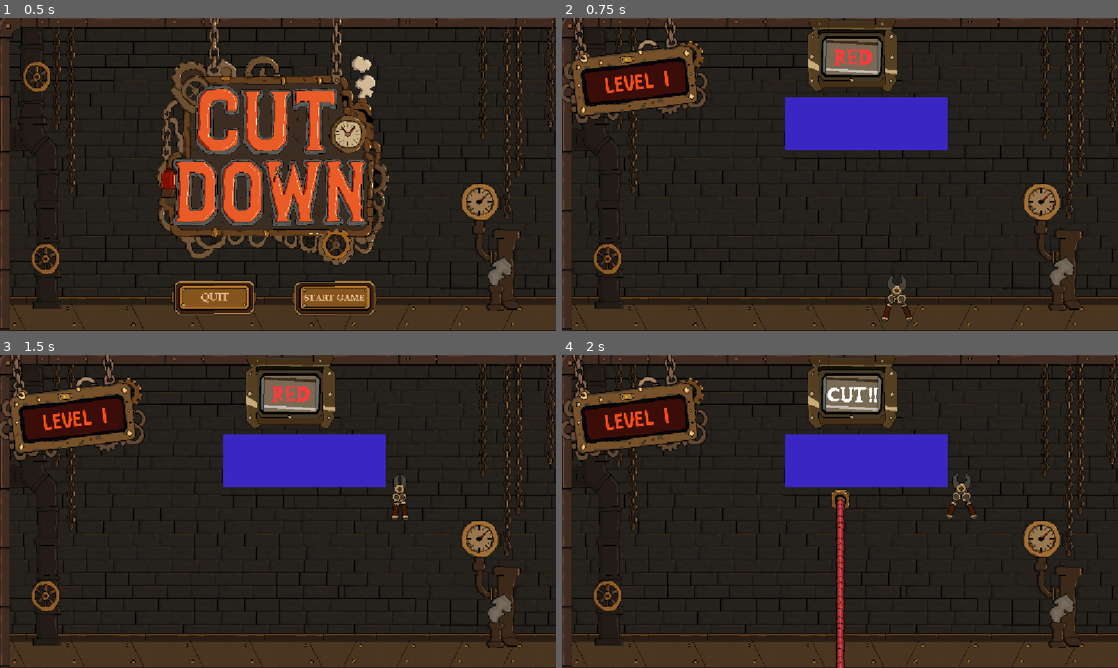
Above: before the commit, frames 1-4 (two rows, left to right).
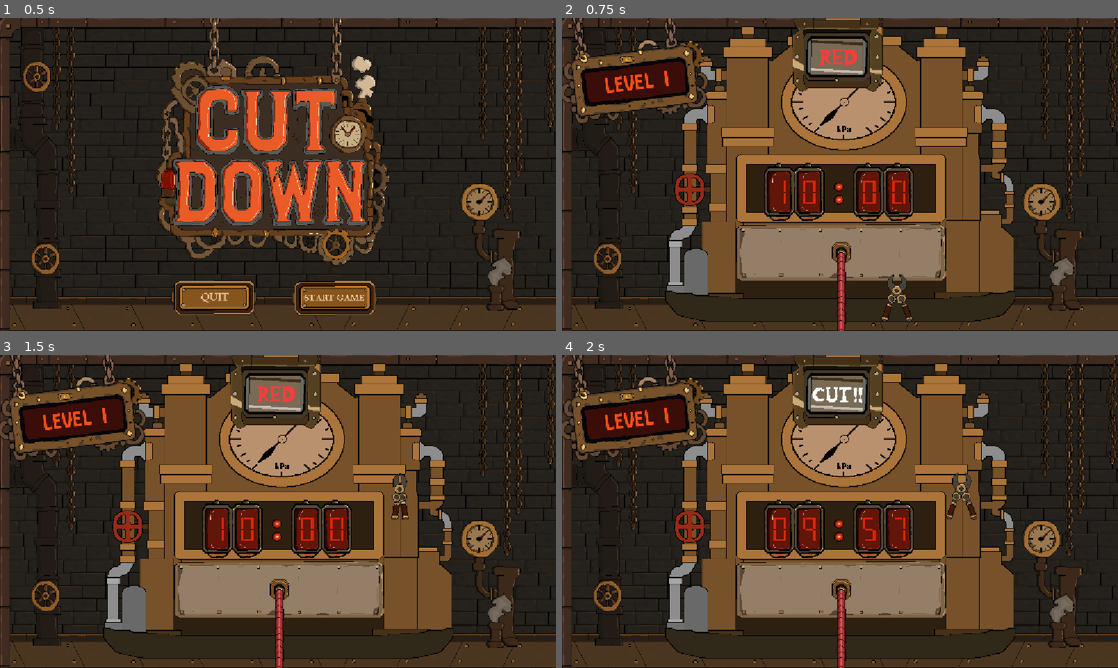
Above: after the commit, the same moments.

Repository: Coleim/cut_down_gmtk_2026
Game: Godot game, scene res://scenes/main_menu/MainMenu.tscn
Same seed, same stepped clock (60 frames per second), same inputs: the game is played once before the commit and once after it.
Inputs (mouse positions are in pixels of both pictures, inside the frame that each line leads up to):
- Up to frame 1 (0.5 s): no input
- Up to frame 2 (0.75 s): click (895, 299) at 0.5 s
- Up to frame 3 (1.5 s): tap Enter at 1.25 s; move the mouse to (400, 495) at 1.27 s; click (400, 495) at 1.42 s
- Up to frame 4 (2 s): no input

Frame 1 is identical in both runs. In frame 2, 43% of the frame differs, in the area x 18-82%, y 0-100%; in frame 3, 43%; in frame 4, 43%.

Commit message:
adding timer and cables

Diff:
--- a/scenes/game/Game.tscn
+++ b/scenes/game/Game.tscn
@@ -5,8 +5,91 @@
 [ext_resource type="Texture2D" uid="uid://dw427rckeglpe" path="res://assets/sprites/Backgrounds.png" id="2_gg4pt"]
 [ext_resource type="Texture2D" uid="uid://dwrcmjaeop3q0" path="res://assets/sprites/LevelPanel.png" id="2_vrspl"]
 [ext_resource type="Texture2D" uid="uid://cy48yyfawapmq" path="res://assets/sprites/Colors.png" id="3_gg4pt"]
+[ext_resource type="Texture2D" uid="uid://pej5mffrfiov" path="res://assets/sprites/Bomb.png" id="3_gynul"]
 [ext_resource type="Texture2D" uid="uid://ccamhedq7wa42" path="res://assets/sprites/CutText.png" id="3_wnrko"]
 [ext_resource type="Texture2D" uid="uid://b0vqdf88w0gr3" path="res://assets/sprites/Levels.png" id="6_365ku"]
+[ext_resource type="Texture2D" uid="uid://dikiv10bb4d7n" path="res://assets/sprites/CableConnector.png" id="8_wnrko"]
+[ext_resource type="Texture2D" uid="uid://bs6ysir2hwwxb" path="res://assets/sprites/TimerContainer.png" id="9_aptqa"]
+[ext_resource type="Texture2D" uid="uid://74gkle7jxvur" path="res://assets/sprites/Numbers.png" id="10_gynul"]
+[ext_resource type="Texture2D" uid="uid://d2ly7qgpmnyw0" path="res://assets/sprites/Dotslights.png" id="11_60iot"]
+
+[sub_resource type="AtlasTexture" id="AtlasTexture_6k07o"]
+atlas = ExtResource("10_gynul")
+region = Rect2(0, 0, 54, 91)
+
+[sub_resource type="AtlasTexture" id="AtlasTexture_7st5e"]
+atlas = ExtResource("10_gynul")
+region = Rect2(0, 91, 54, 91)
+
+[sub_resource type="AtlasTexture" id="AtlasTexture_olhyc"]
+atlas = ExtResource("10_gynul")
+region = Rect2(0, 182, 54, 91)
+
+[sub_resource type="AtlasTexture" id="AtlasTexture_ib0i5"]
+atlas = ExtResource("10_gynul")
+region = Rect2(0, 273, 54, 91)
+
+[sub_resource type="AtlasTexture" id="AtlasTexture_y8ug0"]
+atlas = ExtResource("10_gynul")
+region = Rect2(0, 364, 54, 91)
+
+[sub_resource type="AtlasTexture" id="AtlasTexture_bqmam"]
+atlas = ExtResource("10_gynul")
+region = Rect2(0, 455, 54, 91)
+
+[sub_resource type="AtlasTexture" id="AtlasTexture_c6lwk"]
+atlas = ExtResource("10_gynul")
+region = Rect2(0, 546, 54, 91)
+
+[sub_resource type="AtlasTexture" id="AtlasTexture_o703g"]
+atlas = ExtResource("10_gynul")
+region = Rect2(0, 637, 54, 91)
+
+[sub_resource type="AtlasTexture" id="AtlasTexture_4leyu"]
+atlas = ExtResource("10_gynul")
+region = Rect2(0, 728, 54, 91)
+
+[sub_resource type="AtlasTexture" id="AtlasTexture_2hln5"]
+atlas = ExtResource("10_gynul")
+region = Rect2(0, 819, 54, 91)
+
+[sub_resource type="SpriteFrames" id="SpriteFrames_xfgu8"]
+animations = [{
+"frames": [{
+"duration": 1.0,
+"texture": SubResource("AtlasTexture_6k07o")
+}, {
+"duration": 1.0,
+"texture": SubResource("AtlasTexture_7st5e")
+}, {
+"duration": 1.0,
+"texture": SubResource("AtlasTexture_olhyc")
+}, {
+"duration": 1.0,
+"texture": SubResource("AtlasTexture_ib0i5")
+}, {
+"duration": 1.0,
+"texture": SubResource("AtlasTexture_y8ug0")
+}, {
+"duration": 1.0,
+"texture": SubResource("AtlasTexture_bqmam")
+}, {
+"duration": 1.0,
+"texture": SubResource("AtlasTexture_c6lwk")
+}, {
+"duration": 1.0,
+"texture": SubResource("AtlasTexture_o703g")
+}, {
+"duration": 1.0,
+"texture": SubResource("AtlasTexture_4leyu")
+}, {
+"duration": 1.0,
+"texture": SubResource("AtlasTexture_2hln5")
+}],
+"loop": 1,
+"name": &"default",
+"speed": 5.0
+}]
 
 [sub_resource type="AtlasTexture" id="AtlasTexture_wnrko"]
 atlas = ExtResource("3_gg4pt")
@@ -134,32 +217,9 @@
 
 [node name="CountdownTimer" type="Timer" parent="." unique_id=874794337]
 
-[node name="Sprite2D" type="Sprite2D" parent="." unique_id=1191058118]
+[node name="Background" type="Sprite2D" parent="." unique_id=1191058118]
 position = Vector2(576, 324)
 texture = ExtResource("2_gg4pt")
-
-[node name="ColorSelector" type="Sprite2D" parent="." unique_id=1712473233]
-position = Vector2(607, 89)
-texture = ExtResource("2_365ku")
-
-[node name="CutText" type="Sprite2D" parent="ColorSelector" unique_id=1192091202]
-position = Vector2(0, 1)
-texture = ExtResource("3_wnrko")
-
-[node name="ShowColor" type="AnimatedSprite2D" parent="." unique_id=1860398280]
-position = Vector2(607, 89)
-sprite_frames = SubResource("SpriteFrames_qiobv")
-
-[node name="LevelPanel" type="Sprite2D" parent="." unique_id=1851219541]
-position = Vector2(143, 105.00001)
-rotation = -0.12217305
-scale = Vector2(1.3, 1.3)
-texture = ExtResource("2_vrspl")
-
-[node name="LevelSprite" type="AnimatedSprite2D" parent="." unique_id=1267509711]
-position = Vector2(146, 112)
-rotation = -0.12217305
-sprite_frames = SubResource("SpriteFrames_vdwqs")
 
 [node name="UI" type="Control" parent="." unique_id=612219998]
 layout_mode = 3
@@ -170,37 +230,77 @@
 grow_vertical = 2
 metadata/_edit_use_anchors_ = true
 
-[node name="Background" type="ColorRect" parent="UI" unique_id=48603256]
-layout_mode = 1
-anchors_preset = 15
-anchor_right = 1.0
-anchor_bottom = 1.0
-grow_horizontal = 2
-grow_vertical = 2
-mouse_filter = 2
-color = Color(0, 0, 0, 1)
-metadata/_edit_use_anchors_ = true
-
-[node name="BombRect" type="ColorRect" parent="UI" unique_id=688296612]
-layout_mode = 1
-anchors_preset = 5
-anchor_left = 0.5
-anchor_right = 0.5
-offset_left = 463.0
-offset_top = 163.0
-offset_right = 800.0
-offset_bottom = 274.0
-grow_horizontal = 2
-color = Color(0.22637272, 0.15488169, 0.76437706, 1)
+[node name="BombRect" type="Sprite2D" parent="UI" unique_id=812027232]
+position = Vector2(560, 275)
+scale = Vector2(0.6345703, 0.6345703)
+texture = ExtResource("3_gynul")
 
 [node name="CablesContainer" type="HBoxContainer" parent="UI" unique_id=1099318264]
 layout_mode = 1
 anchors_preset = 5
 anchor_left = 0.5
 anchor_right = 0.5
-offset_left = 329.0
-offset_top = 272.0
-offset_right = 829.0
-offset_bottom = 652.0
+offset_left = 345.0
+offset_top = 458.0
+offset_right = 817.0
+offset_bottom = 808.0
 grow_horizontal = 2
 alignment = 1
+
+[node name="CablePanel" type="Sprite2D" parent="UI/CablesContainer" unique_id=628540333]
+position = Vector2(238, 30)
+scale = Vector2(0.6146265, 0.6146265)
+texture = ExtResource("8_wnrko")
+
+[node name="TimerContainerMs" type="Sprite2D" parent="UI" unique_id=1388752044]
+position = Vector2(667.40826, 359.75)
+scale = Vector2(0.55485237, 0.5548523)
+texture = ExtResource("9_aptqa")
+
+[node name="Number0" type="AnimatedSprite2D" parent="UI/TimerContainerMs" unique_id=2120080832]
+position = Vector2(54.068436, 1.8022814)
+sprite_frames = SubResource("SpriteFrames_xfgu8")
+
+[node name="Number1" type="AnimatedSprite2D" parent="UI/TimerContainerMs" unique_id=2028743469]
+position = Vector2(-55.870712, 1.8022814)
+sprite_frames = SubResource("SpriteFrames_xfgu8")
+
+[node name="TimerContainerSeconds" type="Sprite2D" parent="UI" unique_id=83826955]
+position = Vector2(482.40823, 359.75)
+scale = Vector2(0.55485237, 0.5548523)
+texture = ExtResource("9_aptqa")
+
+[node name="Number0" type="AnimatedSprite2D" parent="UI/TimerContainerSeconds" unique_id=2068036898]
+position = Vector2(54.068436, 1.8022814)
+sprite_frames = SubResource("SpriteFrames_xfgu8")
+
+[node name="Number1" type="AnimatedSprite2D" parent="UI/TimerContainerSeconds" unique_id=902298234]
+position = Vector2(-55.870712, 1.8022814)
+sprite_frames = SubResource("SpriteFrames_xfgu8")
+
+[node name="Sprite2D" type="Sprite2D" parent="UI" unique_id=1333494259]
+position = Vector2(573.4081, 362.75003)
+scale = Vector2(0.537037, 0.5370371)
+texture = ExtResource("11_60iot")
+
+[node name="ColorSelector" type="Sprite2D" parent="." unique_id=1712473233]
+position = Vector2(576, 89)
+texture = ExtResource("2_365ku")
+
+[node name="CutText" type="Sprite2D" parent="ColorSelector" unique_id=1192091202]
+position = Vector2(0, 1)
+texture = ExtResource("3_wnrko")
+
+[node name="ShowColor" type="AnimatedSprite2D" parent="ColorSelector" unique_id=1860398280]
+sprite_frames = SubResource("SpriteFrames_qiobv")
+
+[node name="LevelPanel" type="Sprite2D" parent="." unique_id=1851219541]
+position = Vector2(143, 105.00001)
+rotation = -0.12217305
+scale = Vector2(1.3, 1.3)
+texture = ExtResource("2_vrspl")
+
+[node name="LevelSprite" type="AnimatedSprite2D" parent="." unique_id=1267509711]
+position = Vector2(146, 112)
+rotation = -0.12217305
+sprite_frames = SubResource("SpriteFrames_vdwqs")
--- a/scripts/autoload/CursorManager.gd
+++ b/scripts/autoload/CursorManager.gd
@@ -8,7 +8,7 @@
 
 
 func _ready() -> void:
-	#Input.mouse_mode = Input.MOUSE_MODE_HIDDEN
+	Input.mouse_mode = Input.MOUSE_MODE_HIDDEN
 
 	_cursor = AnimatedSprite2D.new()
 	_cursor.z_index = 100
--- a/scripts/autoload/GameManager.gd
+++ b/scripts/autoload/GameManager.gd
@@ -26,9 +26,9 @@
 	[3, 3, 10.0], # Level 3
 	[4, 3, 10.0], # Level 4
 	[4, 4, 10.0], # Level 5
-	[5, 3, 10.0], # Level 6
-	[5, 4, 10.0], # Level 7
-	[5, 5, 10.0], # Level 8
+	[5, 3, 9.0], # Level 6
+	[5, 4, 8.0], # Level 7
+	[5, 5, 8.0], # Level 8
 	[5, 5, 5.0],  # Level 9 (last level, 5 seconds)
 ]
 
--- a/scripts/game/Cable.gd
+++ b/scripts/game/Cable.gd
@@ -6,6 +6,7 @@
 @export var cable_color: Color = Color.WHITE
 var color_name: String = ""
 var color_index: int = 0
+var interactable: bool = true
 var is_cut: bool = false
 
 @onready var _sprite: AnimatedSprite2D = $Cables
@@ -23,7 +24,7 @@
 
 func _gui_input(event: InputEvent) -> void:
 	if event is InputEventMouseButton and event.button_index == MOUSE_BUTTON_LEFT and event.pressed:
-		if is_cut:
+		if is_cut or not interactable:
 			return
 		is_cut = true
 		_sprite.animation = "cut"
--- a/scripts/game/Game.gd
+++ b/scripts/game/Game.gd
@@ -3,17 +3,21 @@
 const CABLE_SCENE: PackedScene = preload("res://scenes/game/Cable.tscn")
 
 @onready var _cables_container: HBoxContainer = $UI/CablesContainer
-@onready var _bomb_rect: ColorRect = $UI/BombRect
 @onready var _countdown_timer: Timer = $CountdownTimer
 @onready var _level_sprite: AnimatedSprite2D = $LevelSprite
-@onready var _show_color: AnimatedSprite2D = $ShowColor
+@onready var _show_color: AnimatedSprite2D = $ColorSelector/ShowColor
 @onready var _cut_text: Sprite2D = $ColorSelector/CutText
+@onready var _sec_tens: AnimatedSprite2D = $UI/TimerContainerSeconds/Number1
+@onready var _sec_units: AnimatedSprite2D = $UI/TimerContainerSeconds/Number0
+@onready var _ms_tens: AnimatedSprite2D = $UI/TimerContainerMs/Number1
+@onready var _ms_units: AnimatedSprite2D = $UI/TimerContainerMs/Number0
 
-var _cable_order: Array[Dictionary] = []   # colors the player must cut, in order
-var _displayed_cables: Array[Dictionary] = []  # all cables shown on screen
+var _cable_order: Array[Dictionary] = []
+var _displayed_cables: Array[Dictionary] = []
 var _cut_index: int = 0
 var _time_left: float = 0.0
 var _level_ended: bool = false
+var _timer_running: bool = false
 
 
 func _ready() -> void:
@@ -25,27 +29,59 @@
 	_time_left = GameManager.get_time_limit(GameManager.current_level)
 	_cut_index = 0
 	_level_ended = false
+	_timer_running = false
 
-	# Hide cables and cut text during color preview
-	_cables_container.visible = false
+	# Show initial time before anything starts
+	call_deferred("_update_timer_display")
+
+	# Hide only cut text during color preview
 	_cut_text.visible = false
+	_spawn_cables(false)
 
 	# Show each color to cut, 1 second each
 	for entry in _cable_order:
 		_show_color.frame = entry["color_index"]
 		await get_tree().create_timer(1.0).timeout
 
-	# Preview done — show cables and cut prompt
+	# Preview done — enable cutting, show cut prompt, start timer
 	_show_color.visible = false
 	_cut_text.visible = true
-	_cables_container.visible = true
-	_spawn_cables()
+	_enable_cables()
+	_timer_running = true
+	SoundManager.play_music("click_bomb", true)
 
-	_countdown_timer.wait_time = 1.0
-	_countdown_timer.timeout.connect(_on_countdown_tick)
-	_countdown_timer.start()
 
-	SoundManager.play_music("click_bomb", true)
+func _process(delta: float) -> void:
+	if not _timer_running or _level_ended:
+		return
+
+	_time_left -= delta
+	_update_timer_display()
+
+	if _time_left <= 0.0:
+		_time_left = 0.0
+		_update_timer_display()
+		_explode()
+
+
+func _update_timer_display() -> void:
+	var t := maxf(_time_left, 0.0)
+	var secs := int(t)
+	var ms := int(roundf(fmod(t, 1.0) * 100.0))
+	if ms >= 100:
+		ms = 0
+
+	_sec_tens.stop()
+	_sec_tens.frame = clampi(secs / 10, 0, 9)
+
+	_sec_units.stop()
+	_sec_units.frame = secs % 10
+
+	_ms_tens.stop()
+	_ms_tens.frame = ms / 10
+
+	_ms_units.stop()
+	_ms_units.frame = ms % 10
 
 
 func _setup_level_sprite() -> void:
@@ -53,9 +89,10 @@
 	_level_sprite.frame = clampi(GameManager.current_level - 1, 0, 8) if GameManager.current_level <= 9 else 9
 
 
-func _spawn_cables() -> void:
+func _spawn_cables(interactable: bool = true) -> void:
 	for child in _cables_container.get_children():
-		child.queue_free()
+		if child is Cable:
+			child.queue_free()
 
 	var shuffled := _displayed_cables.duplicate()
 	shuffled.shuffle()
@@ -65,13 +102,16 @@
 		cable.cable_color = entry["color"]
 		cable.color_name = entry["name"]
 		cable.color_index = entry["color_index"]
+		cable.interactable = interactable
 		_cables_container.add_child(cable)
 		cable.set_frame(entry["color_index"])
 		cable.cut.connect(_on_cable_cut)
 
-		print("cable_color: ", cable.cable_color)
-		print("color_name: ", cable.color_name)
-		print("color_index: ", cable.color_index)
+
+func _enable_cables() -> void:
+	for child in _cables_container.get_children():
+		if child is Cable:
+			child.interactable = true
 
 
 func _on_cable_cut(cable: Cable) -> void:
@@ -91,19 +131,9 @@
 		_explode()
 
 
-func _on_countdown_tick() -> void:
-	if _level_ended:
-		return
-
-	_time_left -= 1.0
-
-	if _time_left <= 0:
-		_explode()
-
-
 func _win_level() -> void:
 	_level_ended = true
-	_countdown_timer.stop()
+	_timer_running = false
 	SoundManager.stop_music()
 	SoundManager.play_sfx("win")
 	var time_limit: float = GameManager.get_time_limit(GameManager.current_level)
@@ -114,10 +144,9 @@
 
 func _explode() -> void:
 	_level_ended = true
-	_countdown_timer.stop()
+	_timer_running = false
 	SoundManager.stop_music()
 	SoundManager.play_sfx("explosion")
-	_bomb_rect.color = Color.BLACK
 	var time_limit: float = GameManager.get_time_limit(GameManager.current_level)
 	var time_taken: float = time_limit - _time_left
 	GameManager.lose_level(time_taken, _cut_index)
--- a/scripts/main_menu/MainMenu.gd
+++ b/scripts/main_menu/MainMenu.gd
@@ -5,7 +5,7 @@
 
 
 func _ready() -> void:
-	GameManager.reset_game()
+	#GameManager.reset_game() # TODO: re-enable before shipping
 	_start_button.pressed.connect(_on_start_pressed)
 	_quit_button.pressed.connect(_on_quit_pressed)
 
Not shown, added: assets/sprites/BaseBomb.png.import
Not shown, added: assets/sprites/Bomb.png.import
Not shown, added: assets/sprites/CableConnector.png.import
Not shown, added: assets/sprites/Dotslights.png.import
Not shown, added: assets/sprites/Numbers.png.import
Not shown, added: assets/sprites/TimerContainer.png.import
